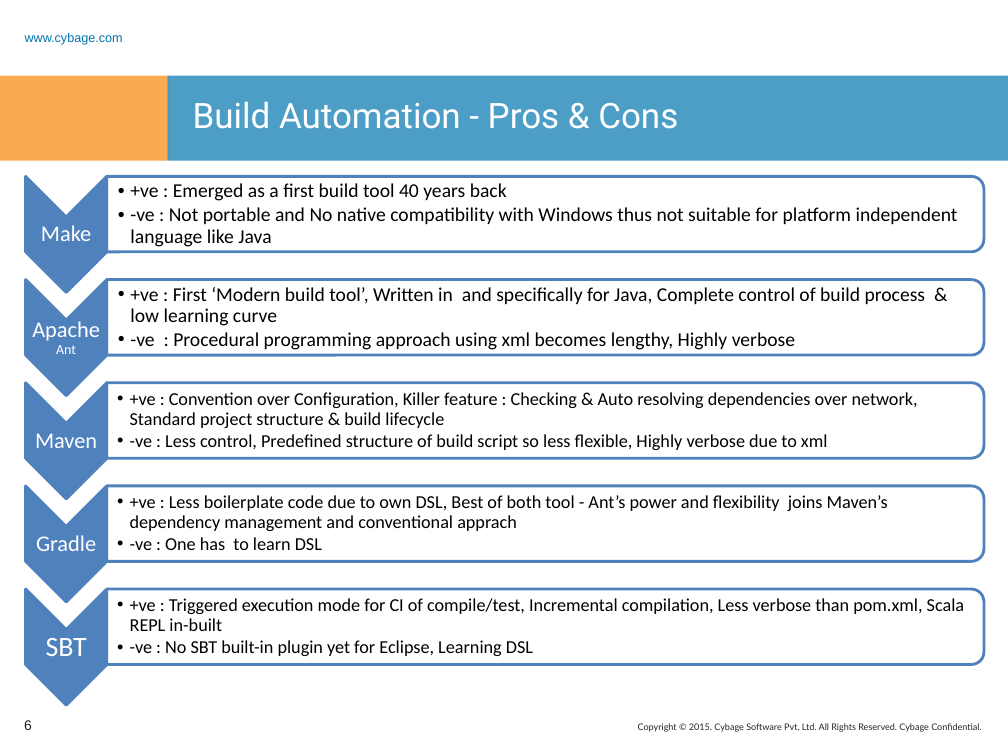
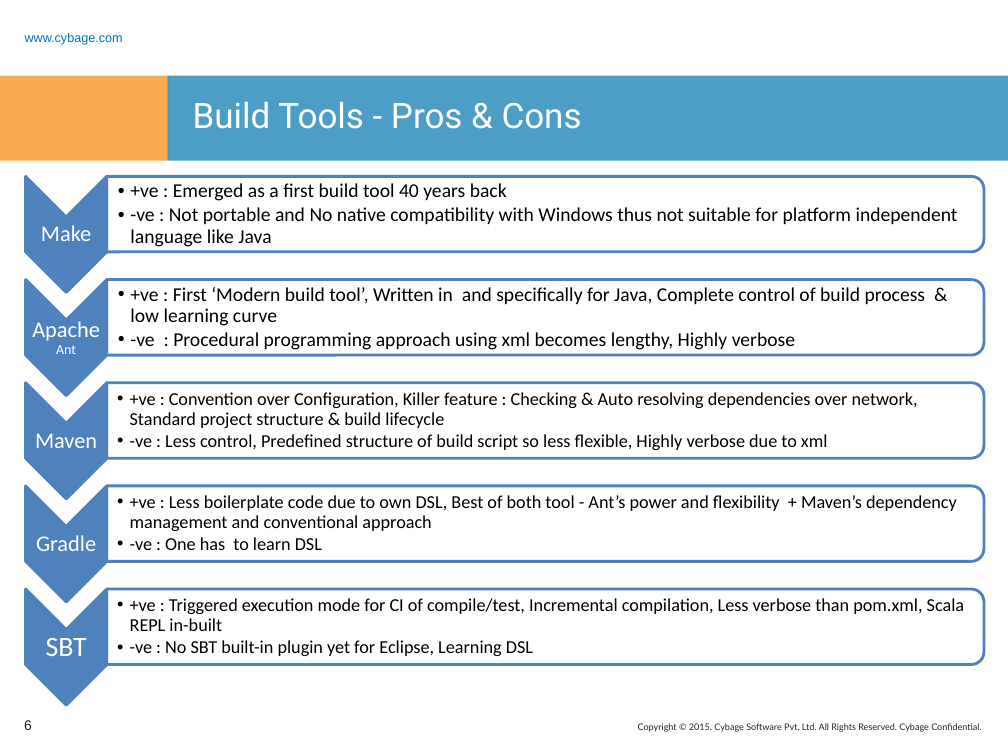
Before and after one commit to rashmitk/Documentation, a slide deck: slide 6 of SBT/SBT.pptx. Drawn at 1008x756 pixels with LibreOffice and Linux fonts; fonts in the diff are those of the drawing; background and template pictures are left out. Boxes give left, top, right and bottom in pixels: in the first picture for what was removed or moved away, otherwise in the second. Text is boxed around its words. In the diff, an @@ line names an element or a change of style, - is before the commit and + after.

Commit message:
Added more slides

```diff
--- a/SBT/SBT.pptx
+++ b/SBT/SBT.pptx
@@ title at [193, 101, 582, 129]: text changed @@
-Build Automation - Pros & Cons
+Build Tools - Pros & Cons
@@ text at [130, 495, 957, 531]: text changed @@
-  •• +ve : Less boilerplate code due to own DSL, Best of both tool - Ant’s power and flexibility joins Maven’s dependency management and conventional apprach
+  •• +ve : Less boilerplate code due to own DSL, Best of both tool - Ant’s power and flexibility + Maven’s dependency management and conventional approach
```
Also in this commit, not shown: 1 other slide changed, 3 slides added, 1 slide removed.
